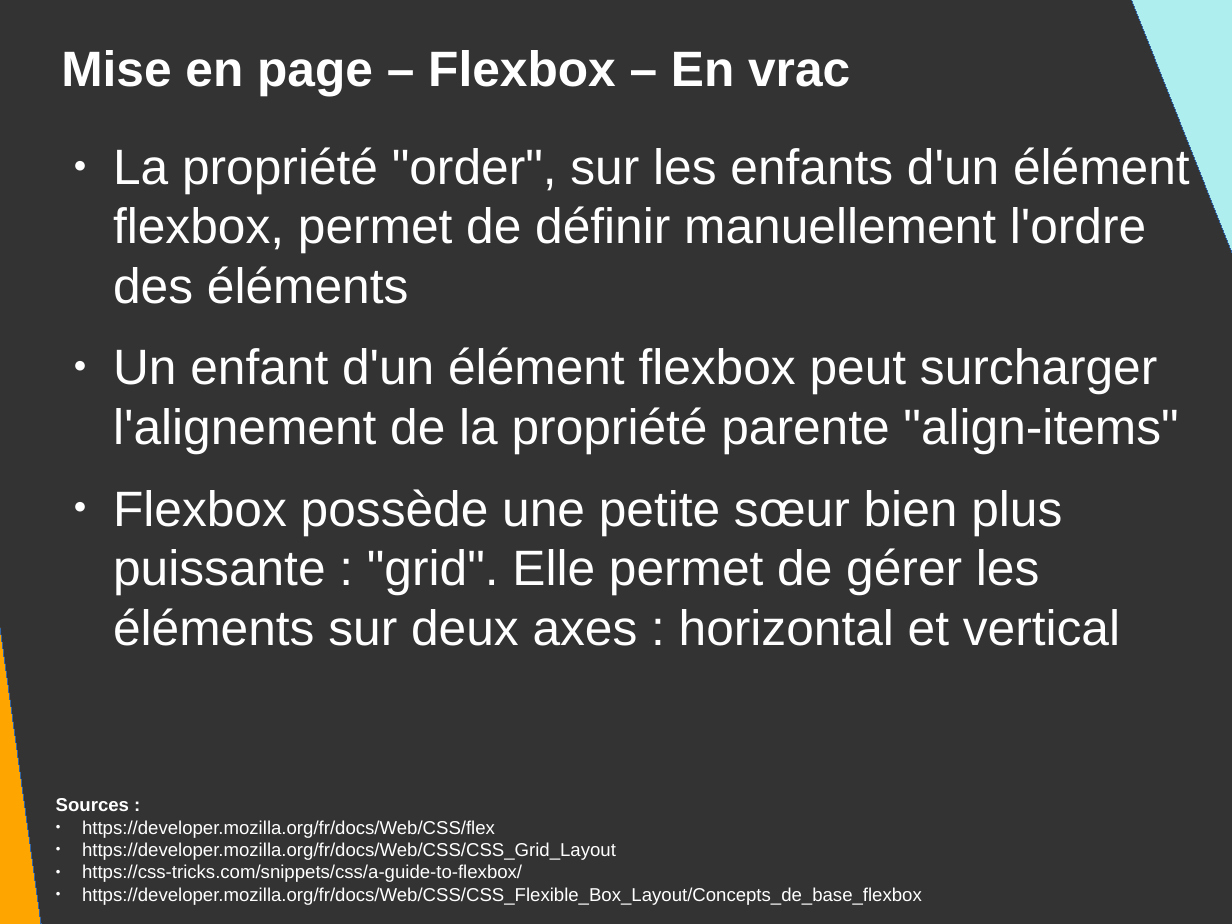
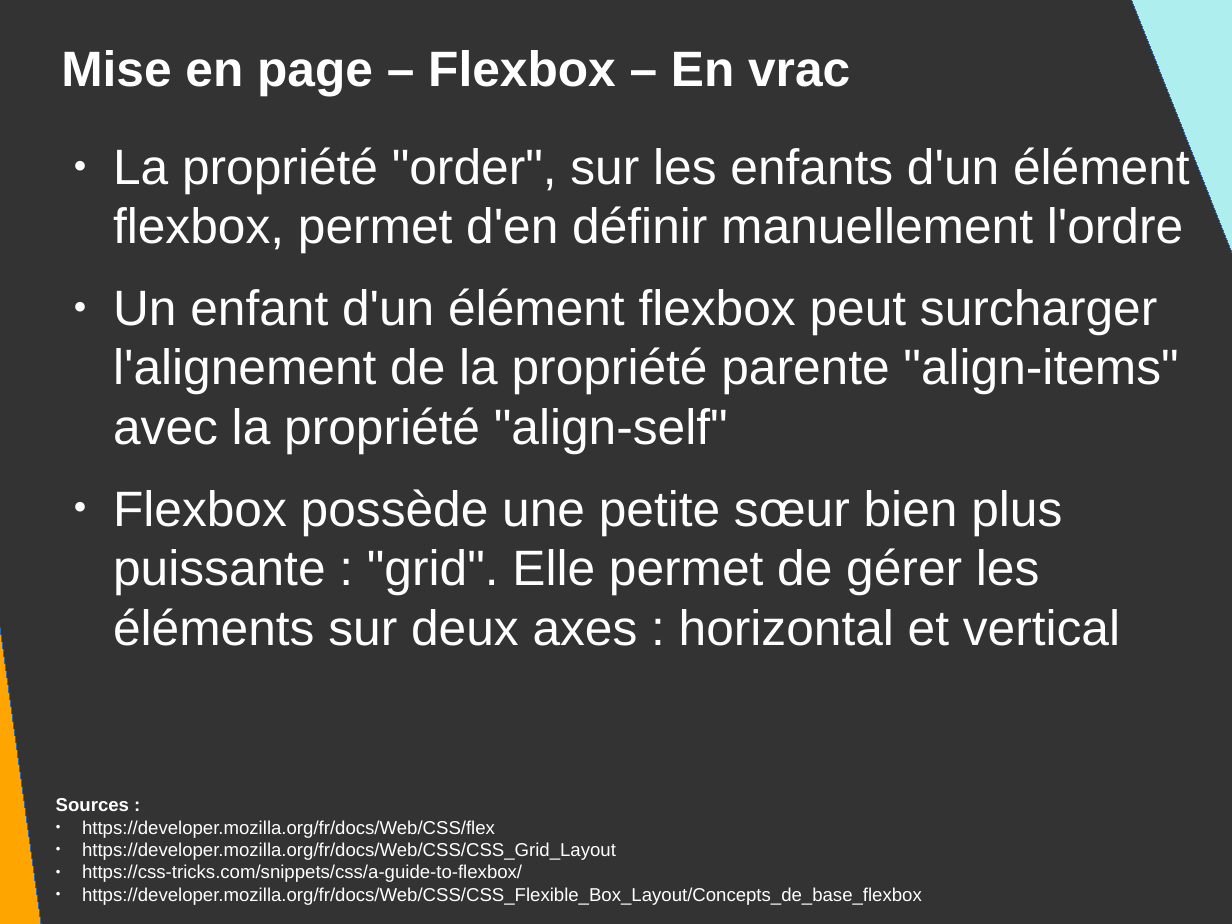
Before and after one commit to DanYellow/presentations, a slide deck: slide 120 of mmi/html/travaux-pratiques/numero-2/presentation.odp (slide 116 before the commit). Drawn at 1232x924 pixels with LibreOffice and Linux fonts; fonts in the diff are those of the drawing. Boxes give left, top, right and bottom in pixels: in the first picture for what was removed or moved away, otherwise in the second. Text is boxed around its words. In the diff, an @@ line names an element or a change of style, - is before the commit and + after.

```diff
--- a/mmi/html/travaux-pratiques/numero-2/presentation.odp
+++ b/mmi/html/travaux-pratiques/numero-2/presentation.odp
@@ text at (113,144,1190,454): text changed @@
-● La propriété "order", sur les enfants d'un élément flexbox, permet de définir manuellement l'ordre des éléments
-● Un enfant d'un élément flexbox peut surcharger l'alignement de la propriété parente "align-items"
+● La propriété "order", sur les enfants d'un élément flexbox, permet d'en définir manuellement l'ordre
+● Un enfant d'un élément flexbox peut surcharger l'alignement de la propriété parente "align-items" avec la propriété "align-self"
```
Also in this commit, not shown: 5 other slides changed, 4 slides added, 7 other files.
